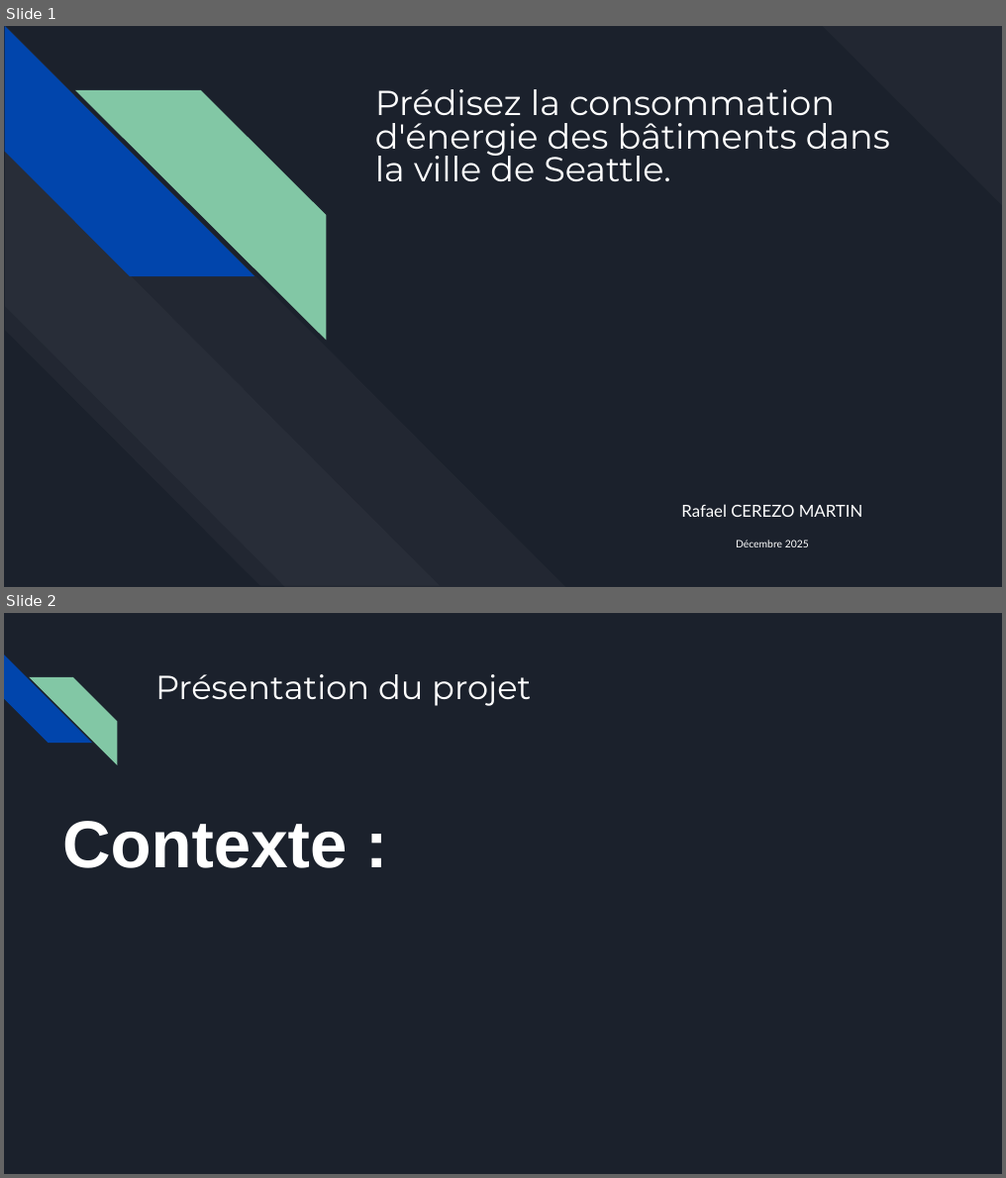
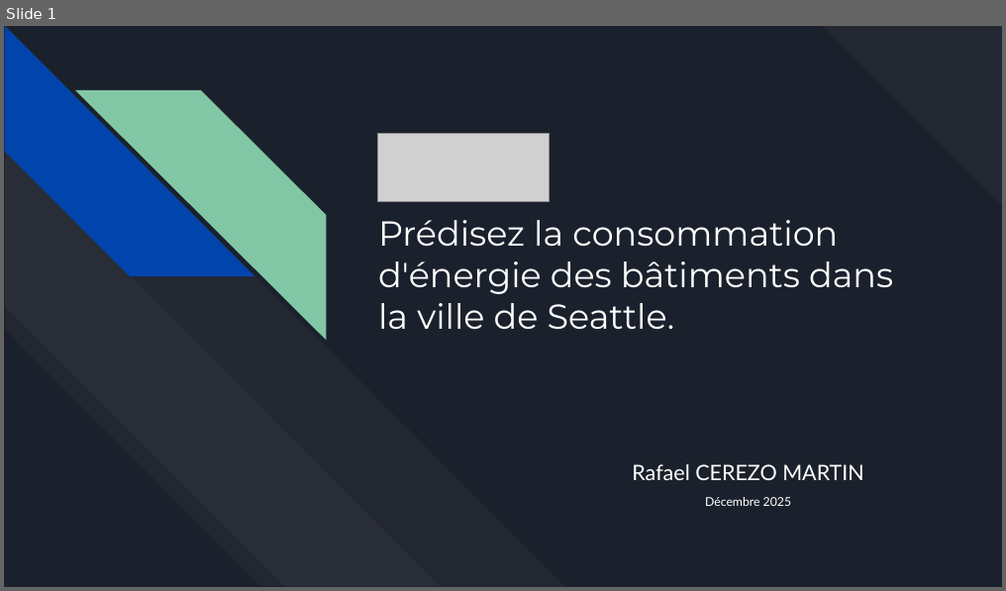
Before and after one commit to racemartin/m3_ocr, a slide deck: doc/Support_de_présentation_COnsomation_Energie_Seattle.pptx. Shown one above the other, each under a label of ours: slides 1 and 2 before the commit, slide 1 after it. The pictures are 1006x1178 and 1006x591 pixels, drawn with LibreOffice and Linux fonts; fonts in the diff are those of the drawing; grey boxes stand for pictures. Boxes give left, top, right and bottom in pixels: in the first picture for what was removed or moved away, otherwise in the second. Text is boxed around its words. In the diff, an @@ line names an element or a change of style, - is before the commit and + after.

```diff
--- a/doc/Support_de_présentation_COnsomation_Energie_Seattle.pptx
+++ b/doc/Support_de_présentation_COnsomation_Energie_Seattle.pptx
@@ slide 2 removed at [4,613,1002,1174], background #1B212C @@
@@ diag stripe removed at [4,655,92,743] @@
@@ diag stripe removed at [29,677,117,764] @@
@@ title removed at [155,674,531,706] @@
-Présentation du projet
@@ text removed at [62,821,347,868] @@
-Contexte :
@@ slide 1 changed as well @@
@@ picture added at [378,133,548,201] @@
@@ title "Prédisez la consommation d'énergie des ...": place and size @@
-title "Prédisez la consommation d'énergie des ..." at [375,89,890,181]
+title "Prédisez la consommation d'énergie des ..." at [378,220,893,329]
@@ title "Prédisez la consommation d'énergie des ..." at [378,220,893,329]: line spacing 0.8 to 1; less space between paragraphs @@
@@ subtitle "Rafael CEREZO MARTIN": place and size @@
-subtitle "Rafael CEREZO MARTIN" at [681,504,862,548]
+subtitle "Rafael CEREZO MARTIN" at [632,465,864,506]
@@ subtitle "Rafael CEREZO MARTIN" at [632,465,864,506]: size 12 to 15.4 pt in "Rafael CEREZO MARTIN"; size 7.4 to 8.8 pt in "Décembre 2025"; line spacing 0.9 to 0.8 @@
```
Also in this commit, not shown: 1 other slide changed, 33 slides added, 13 other slides removed.
